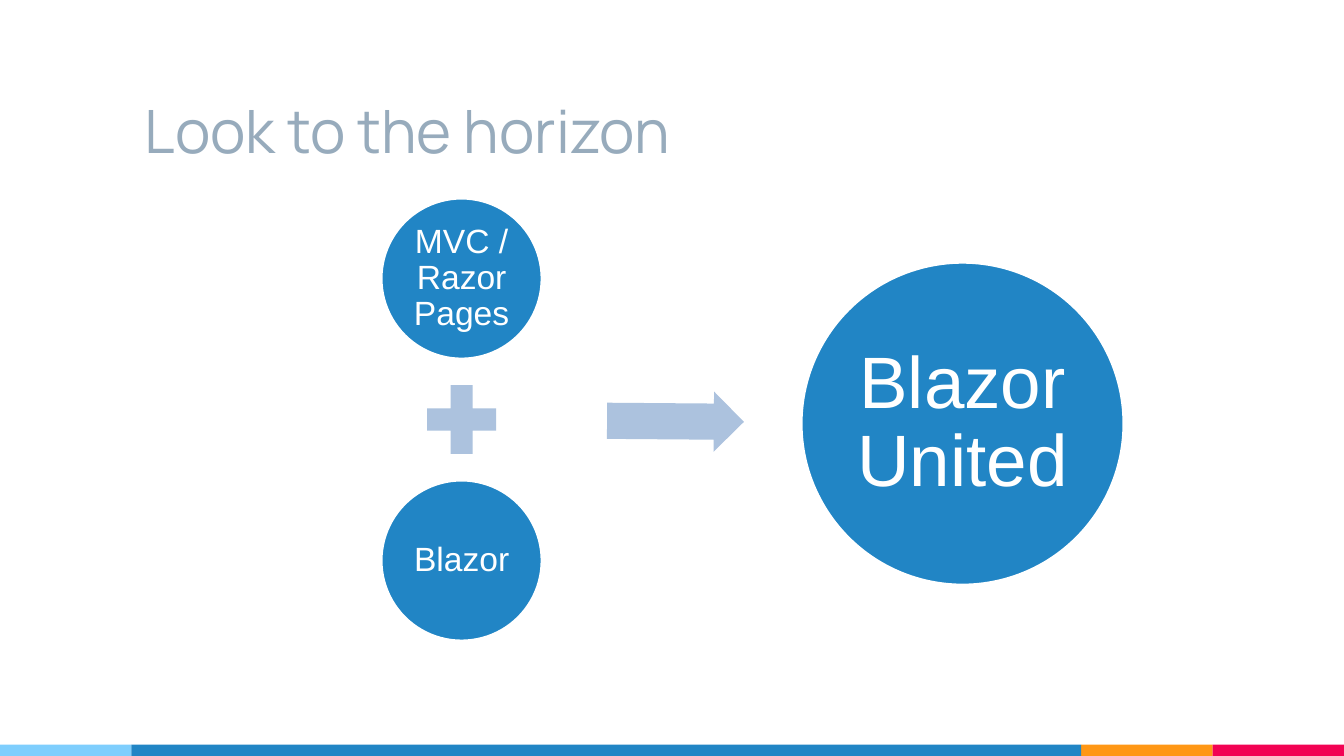
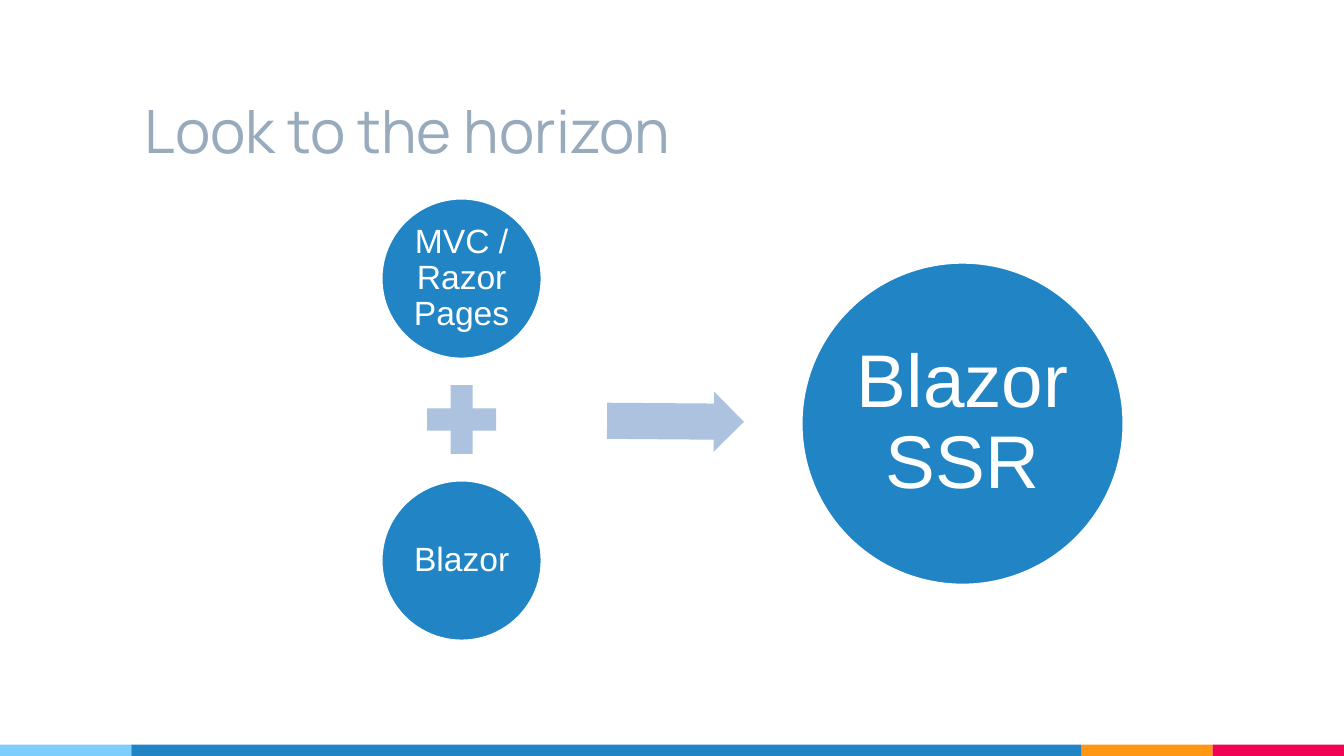
Before and after one commit to isaacrlevin/levin-talks, a slide deck: slide 20 of Running_ASP.NET_Core_Apps_without_a_server.pptx. Drawn at 1344x756 pixels with LibreOffice and Linux fonts; fonts in the diff are those of the drawing. Boxes give left, top, right and bottom in pixels: in the first picture for what was removed or moved away, otherwise in the second. Text is boxed around its words. In the diff, an @@ line names an element or a change of style, - is before the commit and + after.

```diff
--- a/Running_ASP.NET_Core_Apps_without_a_server.pptx
+++ b/Running_ASP.NET_Core_Apps_without_a_server.pptx
@@ text at (857,353,1069,489): text changed; size 39 to 40 pt @@
-Blazor United
+Blazor SSR
```
Also in this commit, not shown: 3 other slides changed, 1 slide added, 1 slide removed.
